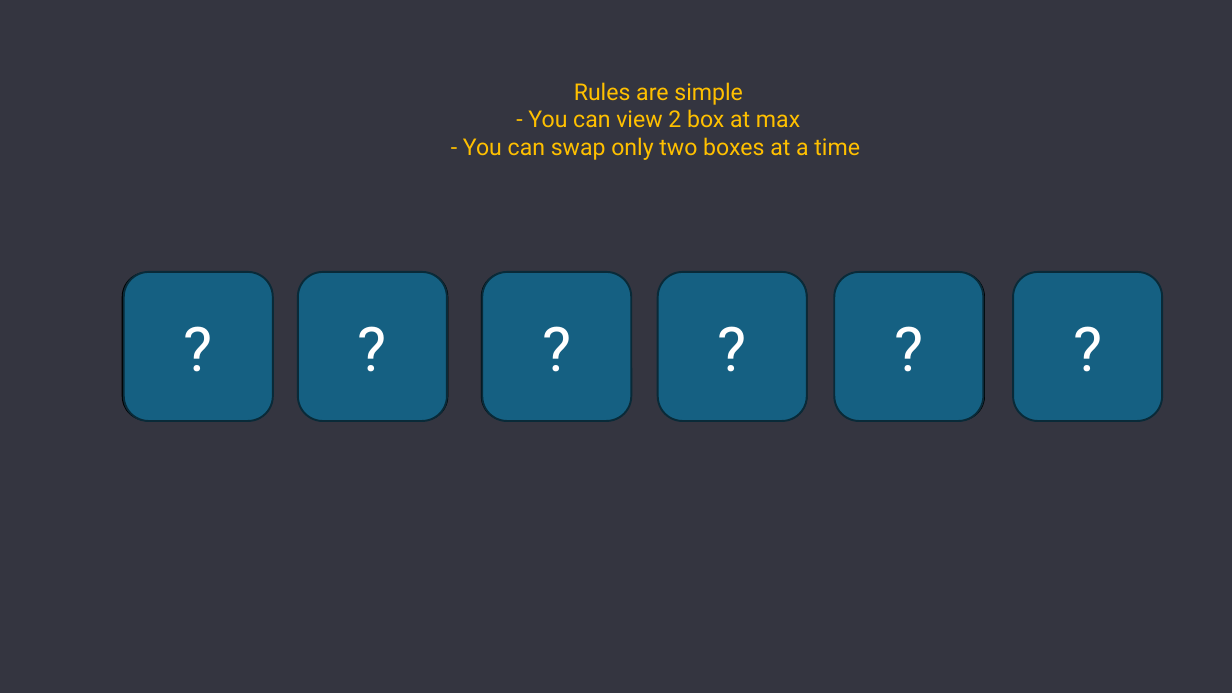
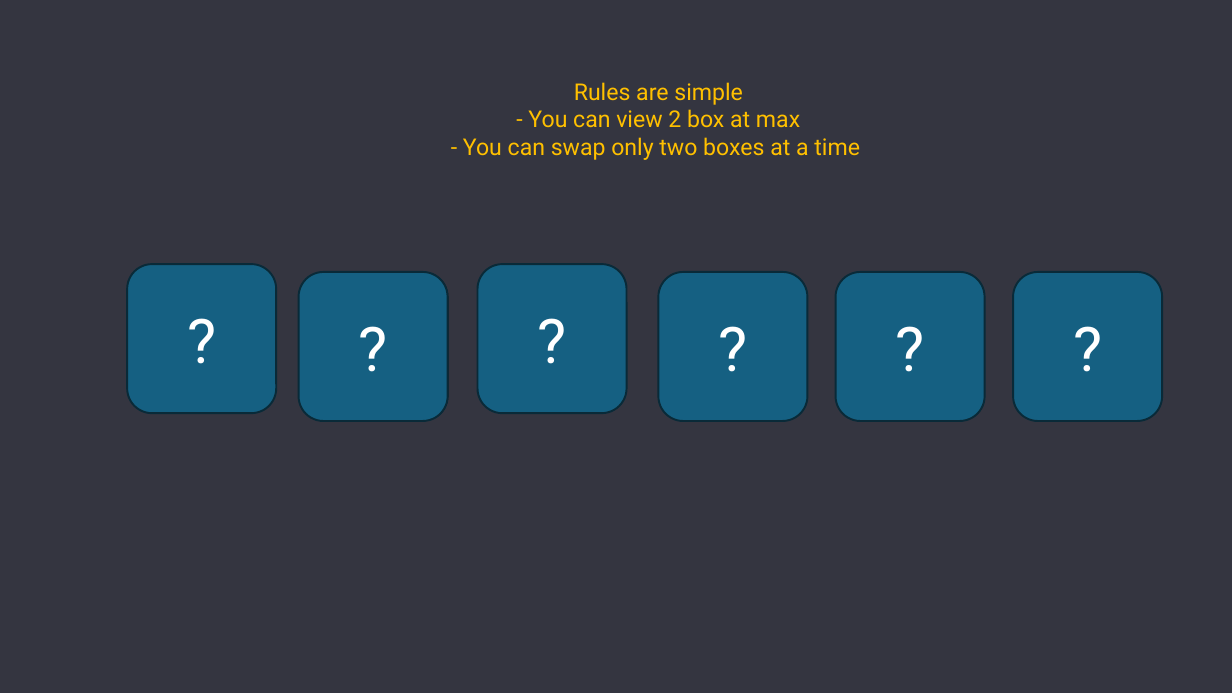
Before and after one commit to TXSTCODEPLAYGROUND/CS2308SPRING2025, a slide deck: slide 6 of chapter_notes/pptx/Unit-03 Algorithm Analysis.pptx. Drawn at 1232x693 pixels with LibreOffice and Linux fonts; fonts in the diff are those of the drawing. Boxes give left, top, right and bottom in pixels: in the first picture for what was removed or moved away, otherwise in the second. Text is boxed around its words. In the diff, an @@ line names an element or a change of style, - is before the commit and + after.

```diff
--- a/chapter_notes/pptx/Unit-03 Algorithm Analysis.pptx
+++ b/chapter_notes/pptx/Unit-03 Algorithm Analysis.pptx
@@ rounded rectangle "?": place and size @@
-rounded rectangle "?" at [124, 272, 273, 421]
+rounded rectangle "?" at [128, 264, 276, 413]
@@ rounded rectangle "?": place and size @@
-rounded rectangle "?" at [482, 272, 631, 421]
+rounded rectangle "?" at [478, 264, 627, 413]
@@ rounded rectangle removed at [122, 272, 271, 421] @@
-3
@@ rounded rectangle removed at [481, 272, 629, 421] @@
-2
```
Also in this commit, not shown: 2 other files.
